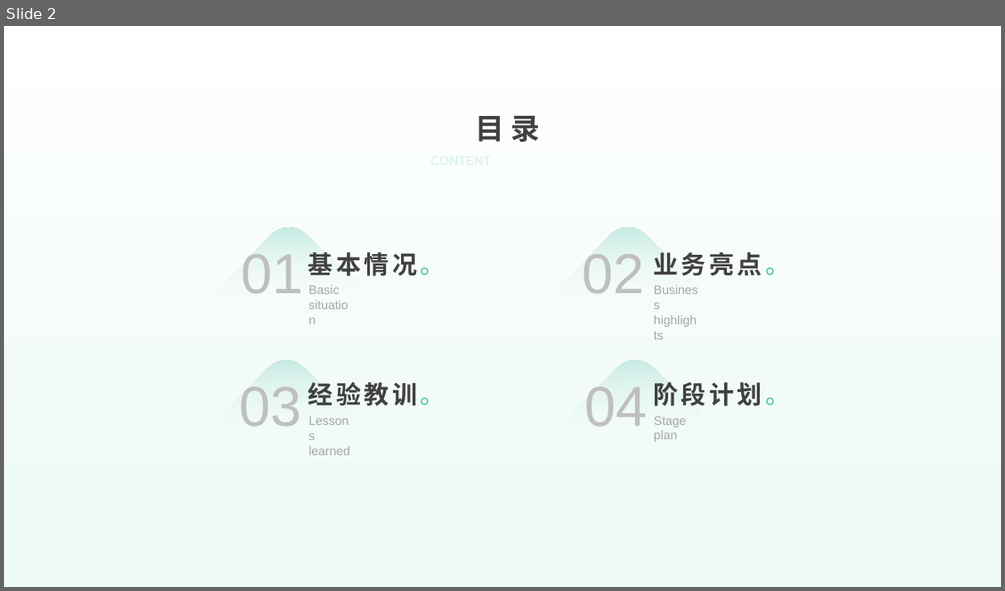
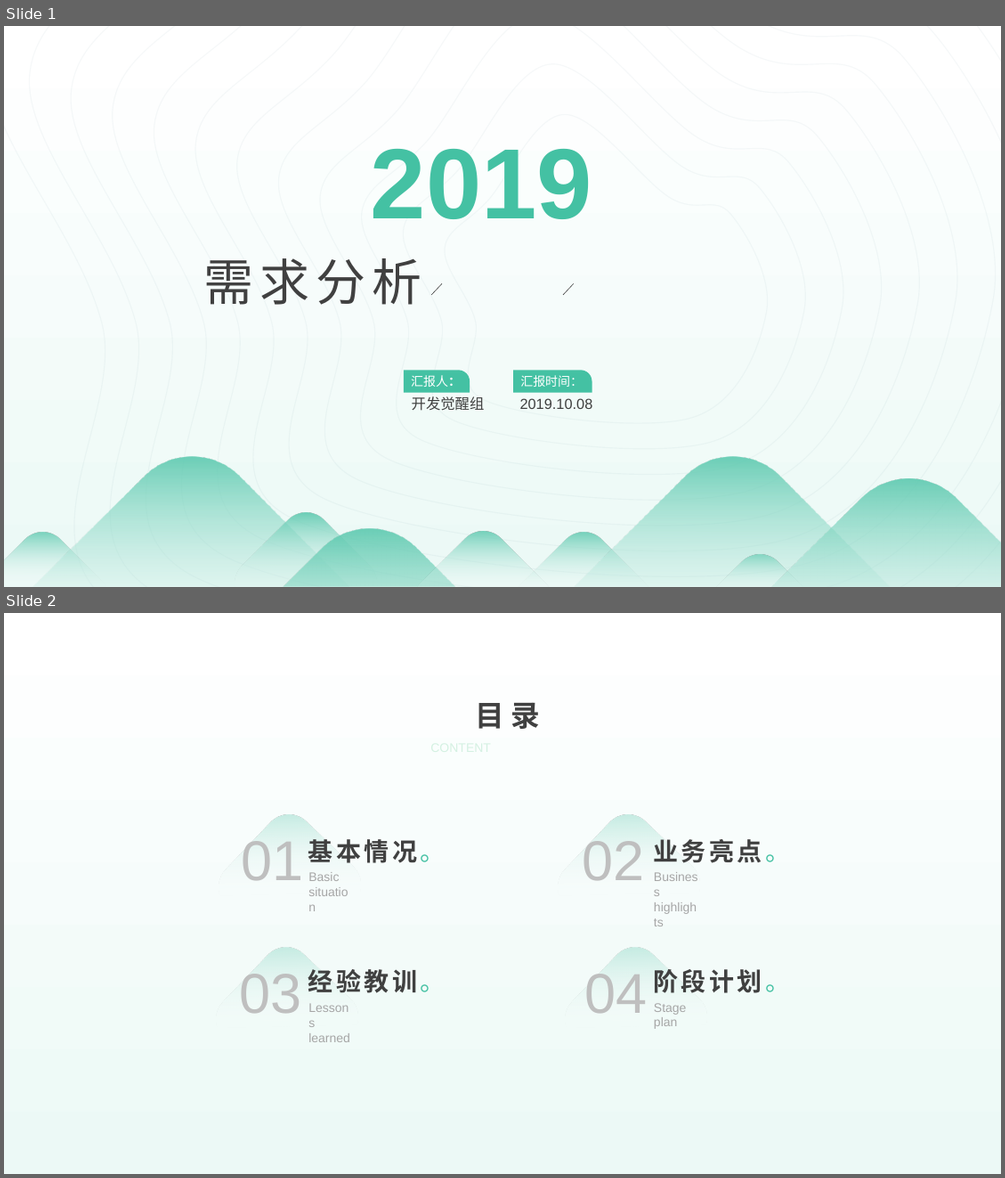
Before and after one commit to SoftwareDevelopmentPractice/DevolopingDocuments, a slide deck: 项目文档/需求分析.pptx. Shown one above the other, each under a label of ours: slide 2 before the commit, slides 1 and 2 after it. The pictures are 1005x591 and 1005x1178 pixels, drawn with LibreOffice and Linux fonts; fonts in the diff are those of the drawing. Boxes give left, top, right and bottom in pixels: in the first picture for what was removed or moved away, otherwise in the second. Text is boxed around its words. In the diff, an @@ line names an element or a change of style, - is before the commit and + after.

```diff
--- a/项目文档/需求分析.pptx
+++ b/项目文档/需求分析.pptx
@@ slide 1 added at (4, 26, 1001, 587), background gradient #FFFFFF to #ECF9F6 @@
@@ group added at (4, 26, 1001, 587): 12 freeform shapes @@
@@ text added at (371, 149, 592, 219), 96 pt, text gradient #8FDAC8 to #44C1A3, bold @@
+2019
@@ text added at (203, 258, 421, 305), 48 pt, text #404040 @@
+需求分析
@@ line added from (432, 295) to (442, 283), #404040 0.5 pt @@
@@ line added from (563, 295) to (574, 283), #404040 0.5 pt @@
@@ round rect added at (404, 370, 469, 393), fill #44C1A3, 12 pt, text #FFFFFF @@
+汇报人：
@@ round rect added at (513, 370, 591, 393), fill #44C1A3, 12 pt, text #FFFFFF @@
+汇报时间：
@@ text added at (412, 396, 485, 410), 14 pt, text #404040 @@
+开发觉醒组
@@ text added at (520, 398, 593, 409), 14 pt, text #404040 @@
+2019.10.08
@@ freeform shape added at (4, 429, 404, 587), fill gradient #FFFFFF to #44C1A3 @@
@@ freeform shape added at (519, 429, 945, 587), fill gradient #FFFFFF to #44C1A3 @@
@@ freeform shape added at (694, 451, 1001, 587), fill gradient #FFFFFF to #44C1A3 @@
@@ freeform shape added at (154, 500, 583, 587), fill gradient #FFFFFF to #44C1A3 @@
@@ rounded rectangle added at (224, 501, 387, 587), fill gradient #FFFFFF to #44C1A3 @@
@@ freeform shape added at (4, 522, 107, 587), fill gradient #FFFFFF to #44C1A3 @@
@@ freeform shape added at (418, 521, 550, 587), fill gradient #FFFFFF to #44C1A3 @@
@@ freeform shape added at (518, 522, 648, 587), fill gradient #FFFFFF to #44C1A3 @@
@@ freeform shape added at (717, 544, 802, 587), fill gradient #FFFFFF to #44C1A3 @@
```
Also in this commit, not shown: 1 slide removed.
